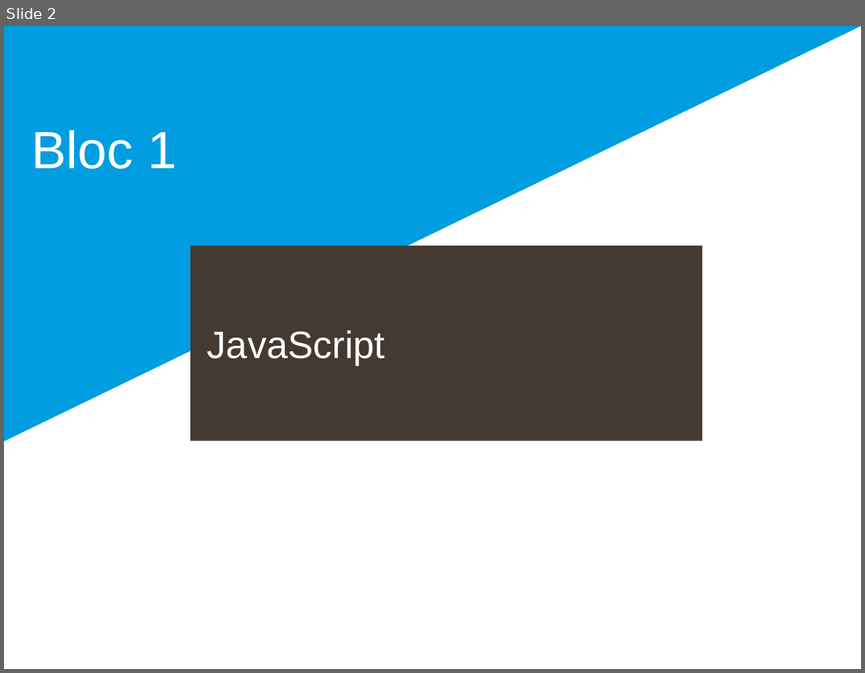
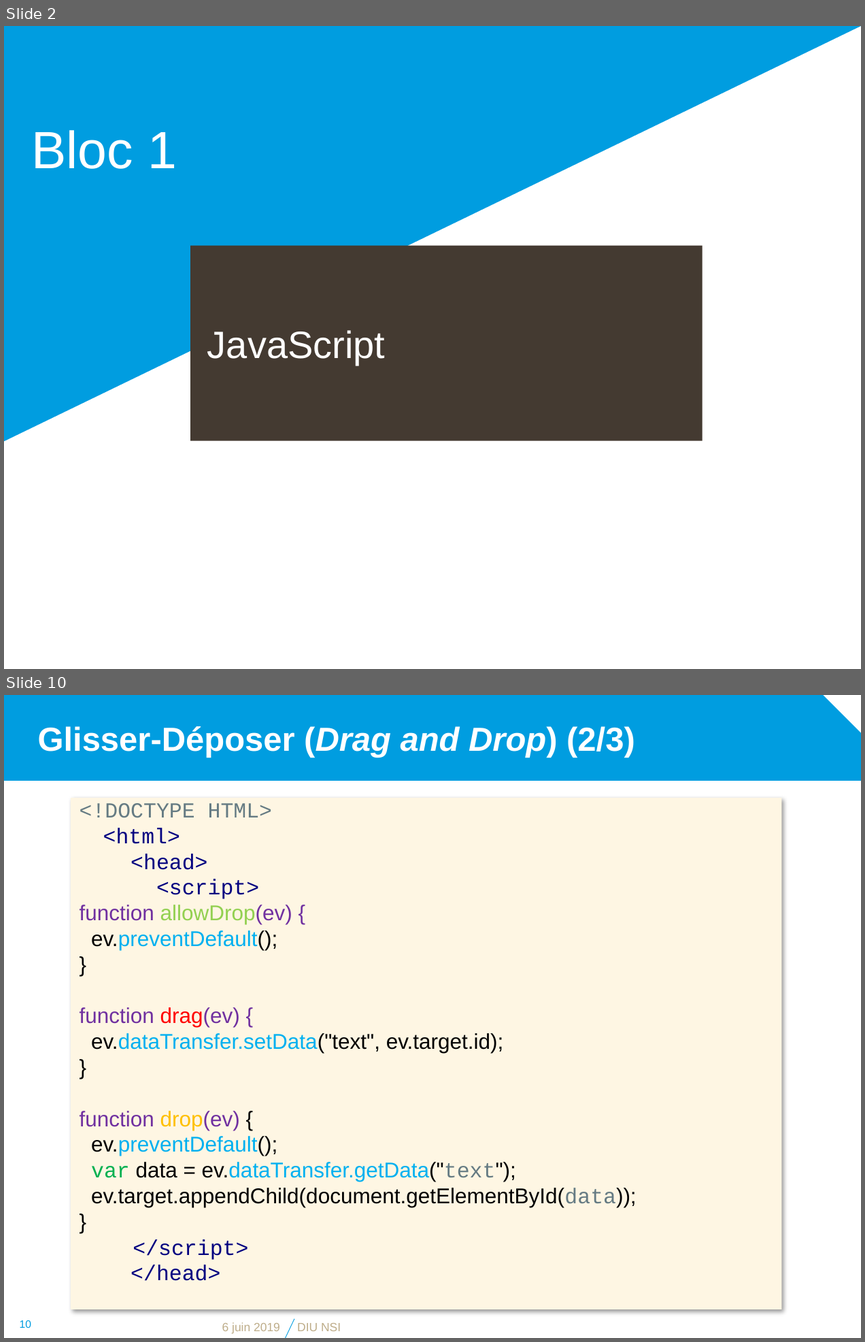
Before and after one commit to diu-uf-bordeaux/bloc1, a slide deck: web/4-JS/JavaScript.pptx. Shown one above the other, each under a label of ours: slide 2 before the commit, slides 2 and 10 after it; the slides between them are not shown. The pictures are 865x673 and 865x1342 pixels, drawn with LibreOffice and Linux fonts; fonts in the diff are those of the drawing; background and template pictures are left out. Boxes give left, top, right and bottom in pixels: in the first picture for what was removed or moved away, otherwise in the second. Text is boxed around its words. In the diff, an @@ line names an element or a change of style, - is before the commit and + after.

```diff
--- a/web/4-JS/JavaScript.pptx
+++ b/web/4-JS/JavaScript.pptx
@@ slide 10 added at <box>4,695,861,1338</box>, background #FFFFFF @@
@@ snip rect added at <box>4,695,861,781</box>, fill #009DE0 @@
@@ title added at <box>38,726,635,758</box>, 28 pt, text #FFFFFF, bold @@
+Glisser-Déposer (Drag and Drop) (2/3)
@@ rectangle added at <box>71,798,782,1309</box>, fill #FEF6E3, 18 pt, text #000000 @@
+<!DOCTYPE HTML>
+<html>
+<head>
+<script>
+function allowDrop(ev) {
+ev.preventDefault();
+}
+function drag(ev) {
+ev.dataTransfer.setData("text", ev.target.id);
+}
+function drop(ev) {
+ev.preventDefault();
+var data = ev.dataTransfer.getData("text");
+ev.target.appendChild(document.getElementById(data));
+}
+</script>
+</head>
@@ page number added at <box>20,1320,32,1327</box>, 9 pt, text #009DE0 @@
+10
@@ text added at <box>222,1322,280,1334</box>, 10 pt, text #BEAD8A @@
+6 juin 2019
@@ line added from (285, 1338) to (294, 1319), #009DE0 0.5 pt @@
@@ text added at <box>297,1323,341,1331</box>, 10 pt, text #BEAD8A @@
+DIU NSI
```
Also in this commit, not shown: 7 slides changed, 2 other slides added, 1 slide removed, 1 other file.
